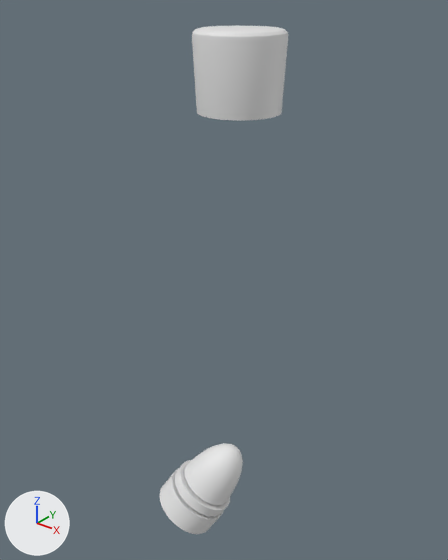
The Blender file models/tools/tool_marker_big.blend as it was, and as the next commit left it.
Rendered twice from a camera (50 mm lens) standing at (13.6, -17.9, 19.6) and looking at (-0.8, 0.2, 8.4). Arrows for +X, +Y and +Z are at lower left; the lights stay in place.

Names of what the first picture shows: 'Cap', 'Marker'.
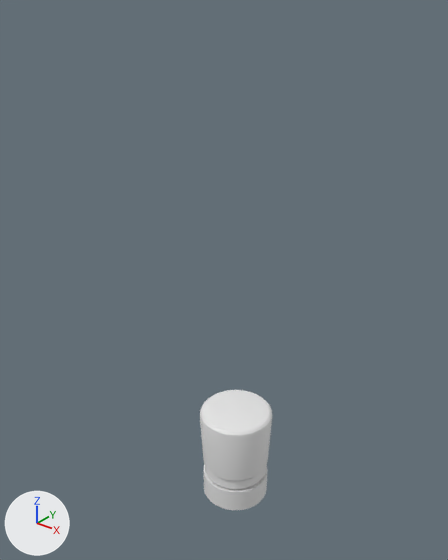
Edits to the scene script, one JSON object a line:
```json
{"block": "me_cylinder_005", "where": "# used by ob_marker; location = (-0.81, -0.74, -1.58); rotation_euler = (-0.475, 0.393, -0.195), in degrees (-27, 23, -11)"}
{"op": "remove", "block": "me_cylinder_005", "code": "me_cylinder_005.from_pydata(...)  # 424 vertices, 330 faces; spans x -1.5..1.5, y -1.5..1.5, z -2.25..1.97"}
{"op": "add", "block": "me_cylinder_005", "code": "me_cylinder_005.from_pydata(...)  # 424 vertices, 330 faces; spans x -1.5..1.5, y -1.5..1.5, z -2.25..1.92"}
{"block": "me_cylinder_005", "change": "me_cylinder_005 part 1: 318 of 424 vertices moved; they spanned x -1.41..1.41, y -1.44..1.44, z -0.57..1.97 and now span x -1.41..1.41, y -1.41..1.41, z -0.57..1.92; mean shift (0.0, 0.0, -0.11); largest move (0.45, 0.0, 1.79) -> (1.15, 0.0, 1.23)"}
{"op": "set", "path": "ob_marker.rotation_euler", "old": "(-0.475, 0.393, -0.195)", "new": "(0.0, 0.0, 0.0)", "note": "degrees (-27, 23, -11) -> degrees (0, 0, 0)"}
{"op": "set", "path": "ob_marker.location", "old": "(-0.81, -0.74, -1.58)", "new": "(0.0, 0.0, 0.0)"}
{"op": "set", "path": "ob_cap.location", "old": "(0.0, 0.0, 15.79)", "new": "(0.0, 0.0, 0.0)"}
```

Boxes [x1, y1, x2, y2] around the edits, measured in the pictures (448 x 560 px; the box of a moved part takes in the faces that stretch with it):
```json
{"object": "Cap", "change": "moved", "before": [192, 26, 288, 121], "after": [200, 390, 272, 481]}
{"object": "Marker", "change": "reshaped, moved, turned", "before": [160, 443, 243, 534], "after": [204, 464, 268, 510]}
{"part": 1, "of": "me_cylinder_005", "change": "moved or reshaped", "before": [175, 443, 243, 517], "after": [205, 466, 266, 489]}
```
